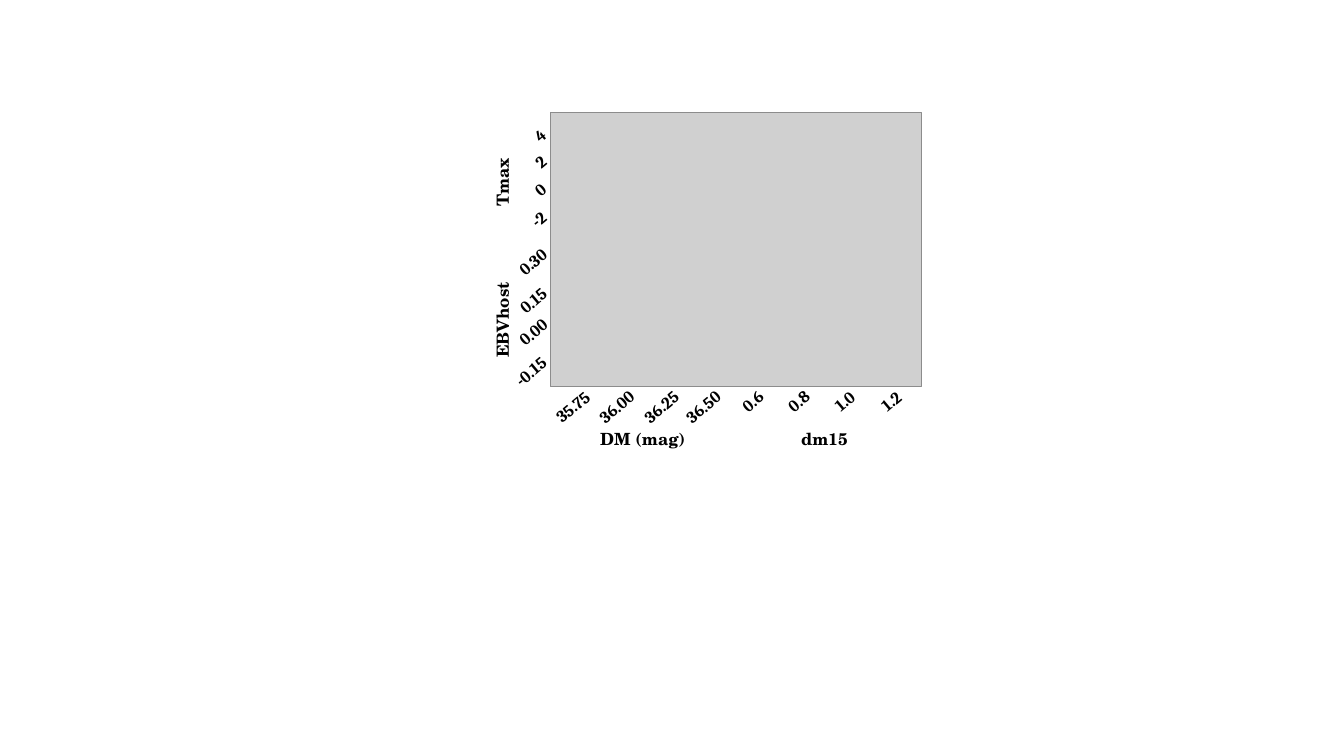
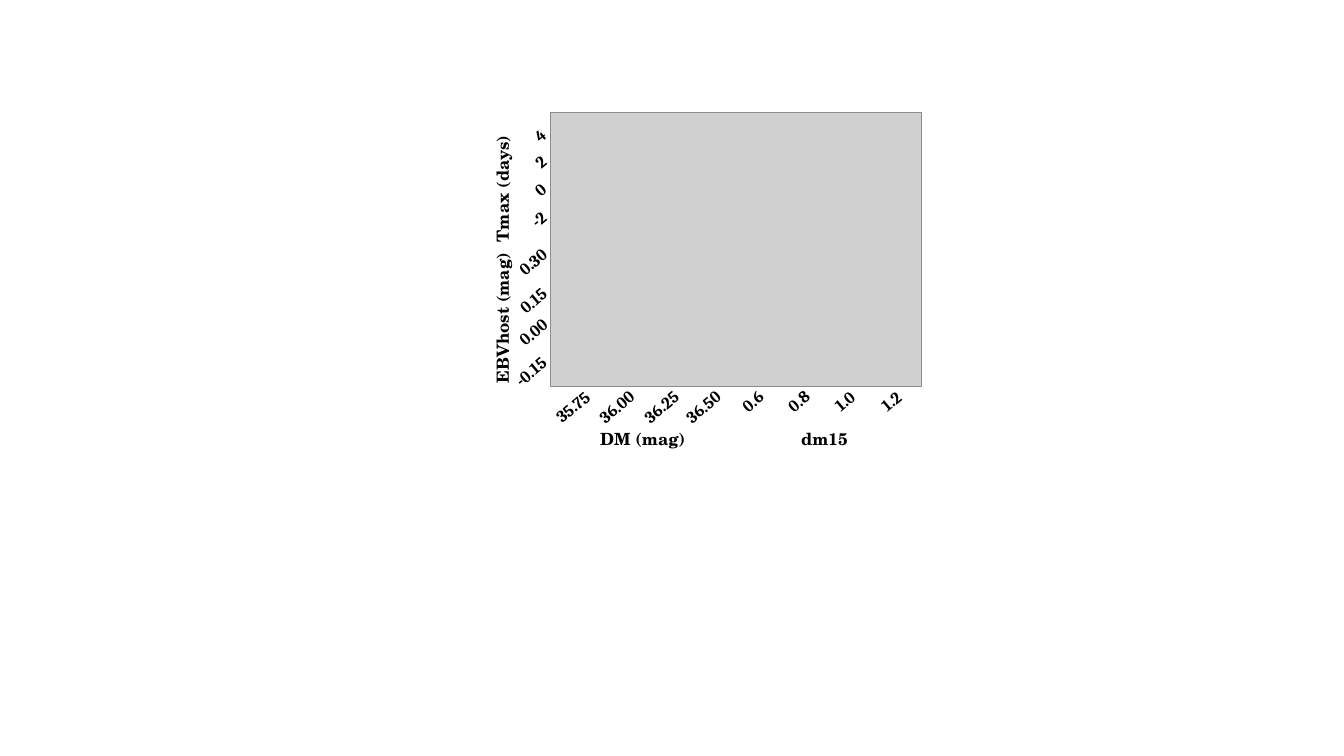
Before and after one commit to cao-jacky/degree_level3, a slide deck: slide 1 of laboratory_project/report/results/covariance/covariance.pptx. Drawn at 1344x756 pixels with LibreOffice and Linux fonts; fonts in the diff are those of the drawing; grey boxes stand for pictures. Boxes give left, top, right and bottom in pixels: in the first picture for what was removed or moved away, otherwise in the second. Text is boxed around its words. In the diff, an @@ line names an element or a change of style, - is before the commit and + after.

```diff
--- a/laboratory_project/report/results/covariance/covariance.pptx
+++ b/laboratory_project/report/results/covariance/covariance.pptx
@@ text at <box>489,142,515,241</box>: text changed @@
-Tmax
+Tmax (days)
@@ text at <box>489,258,515,381</box>: text changed @@
-EBVhost
+EBVhost (mag)
```
Also in this commit, not shown: 14 other files.
